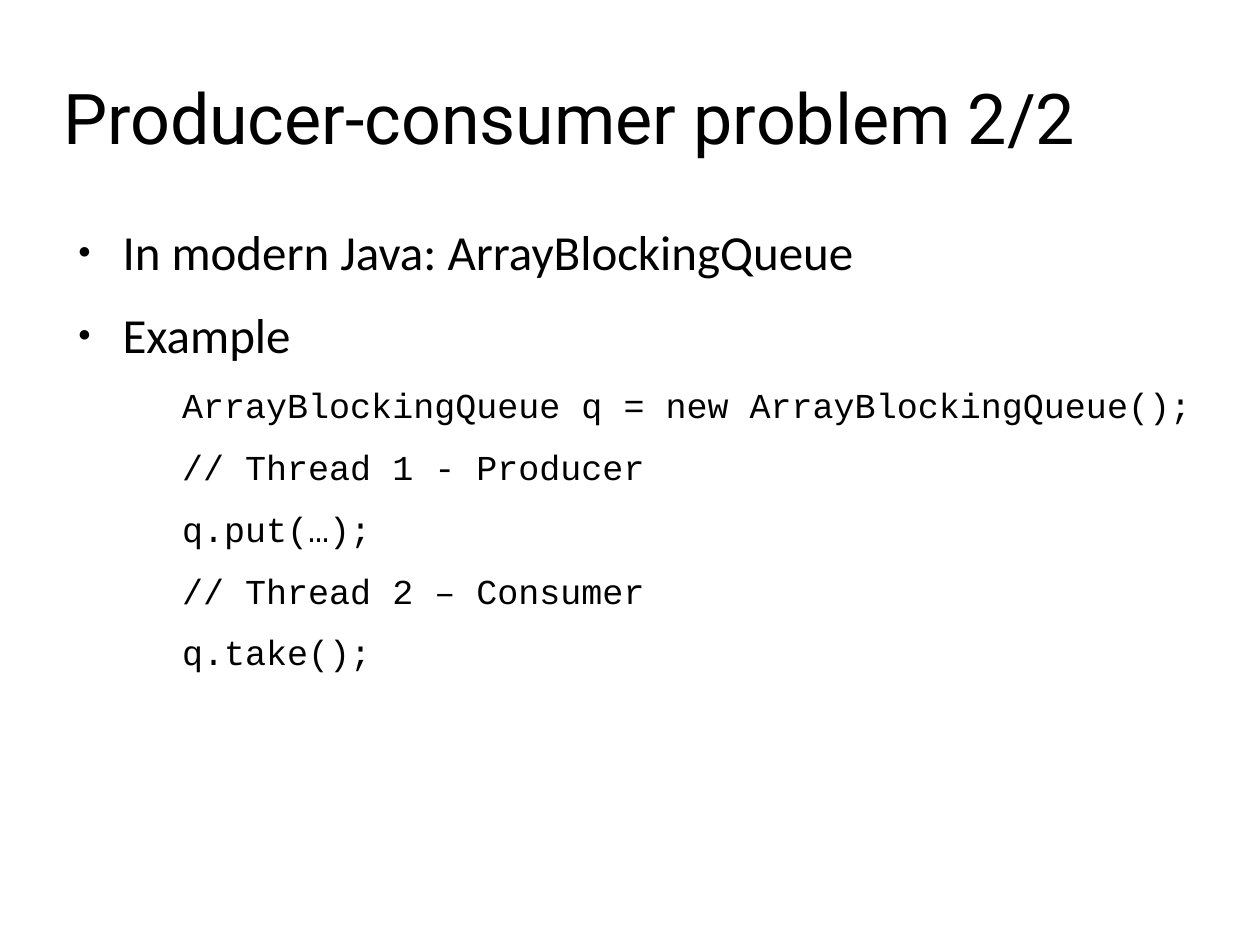
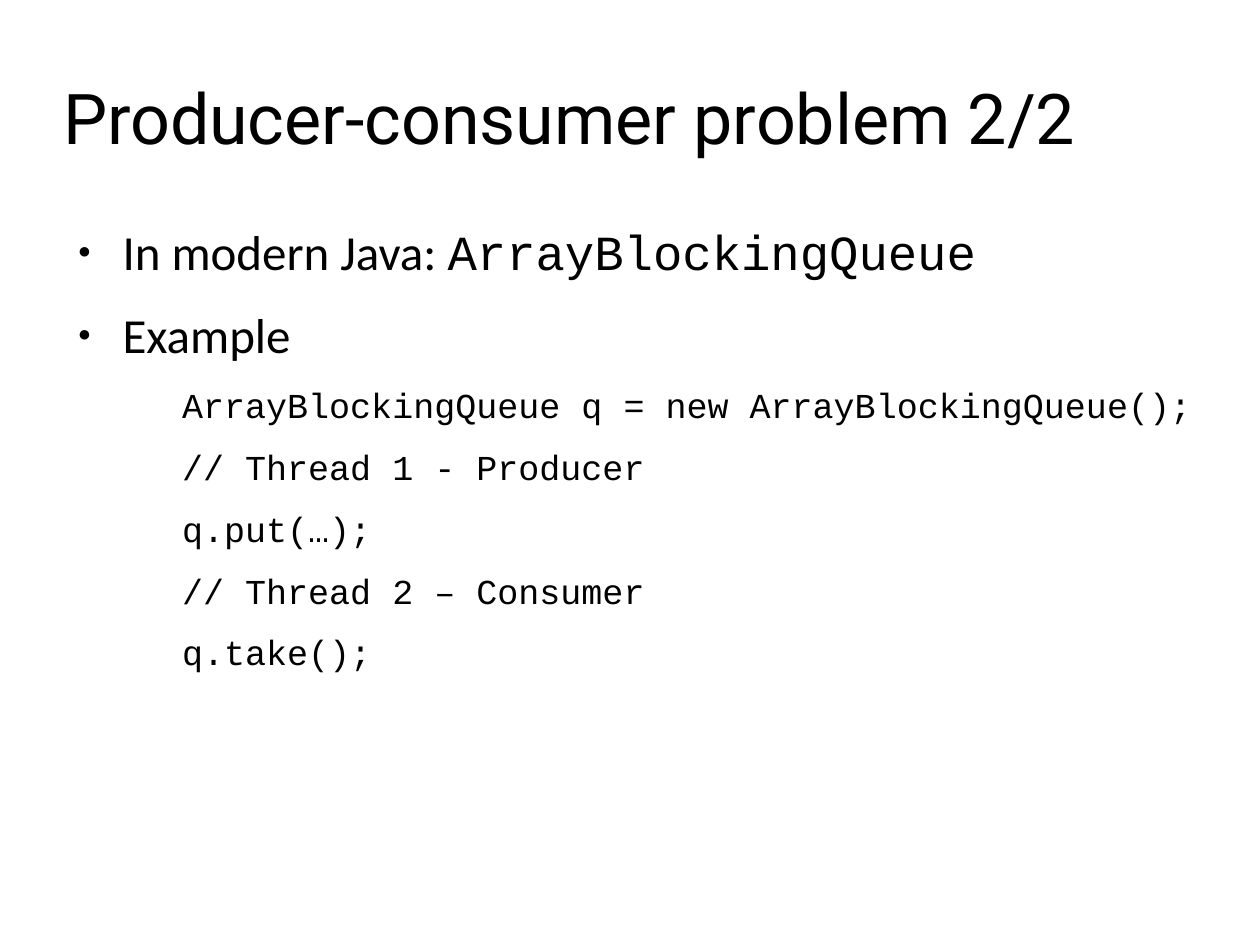
Before and after one commit to scheldejonas/week1-concurrency, a slide deck: slide 54 of presentation.odp (slide 55 before the commit). Drawn at 1260x945 pixels with LibreOffice and Linux fonts; fonts in the diff are those of the drawing; background and template pictures are left out. Boxes give left, top, right and bottom in pixels: in the first picture for what was removed or moved away, otherwise in the second. Text is boxed around its words. In the diff, an @@ line names an element or a change of style, - is before the commit and + after.

```diff
--- a/presentation.odp
+++ b/presentation.odp
@@ text at [123, 234, 976, 280]: font Calibri to Courier New in "ArrayBlockingQueue" @@
```
Also in this commit, not shown: 1 other slide changed, 3 slides added, 1 slide removed, 16 other files.
